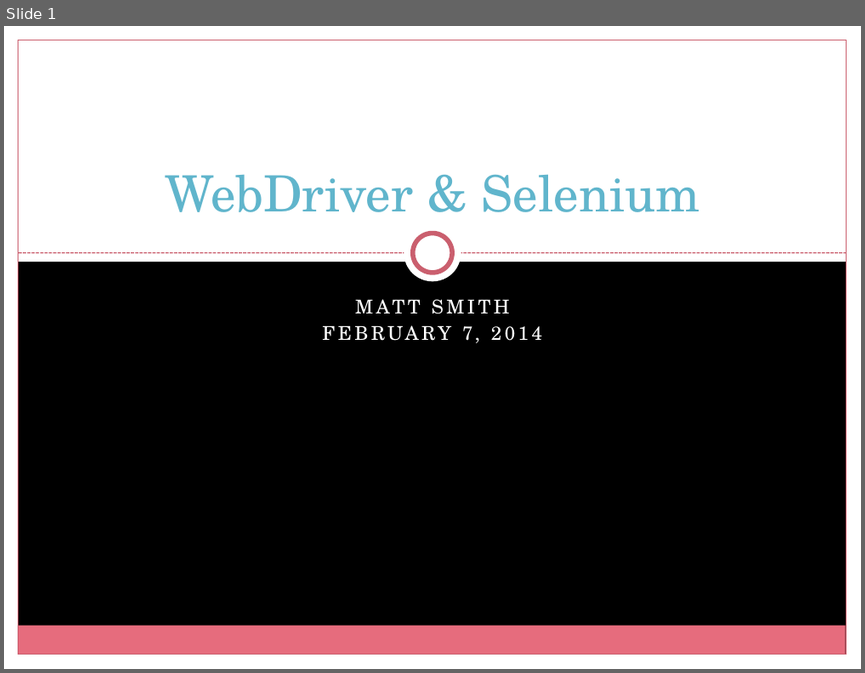
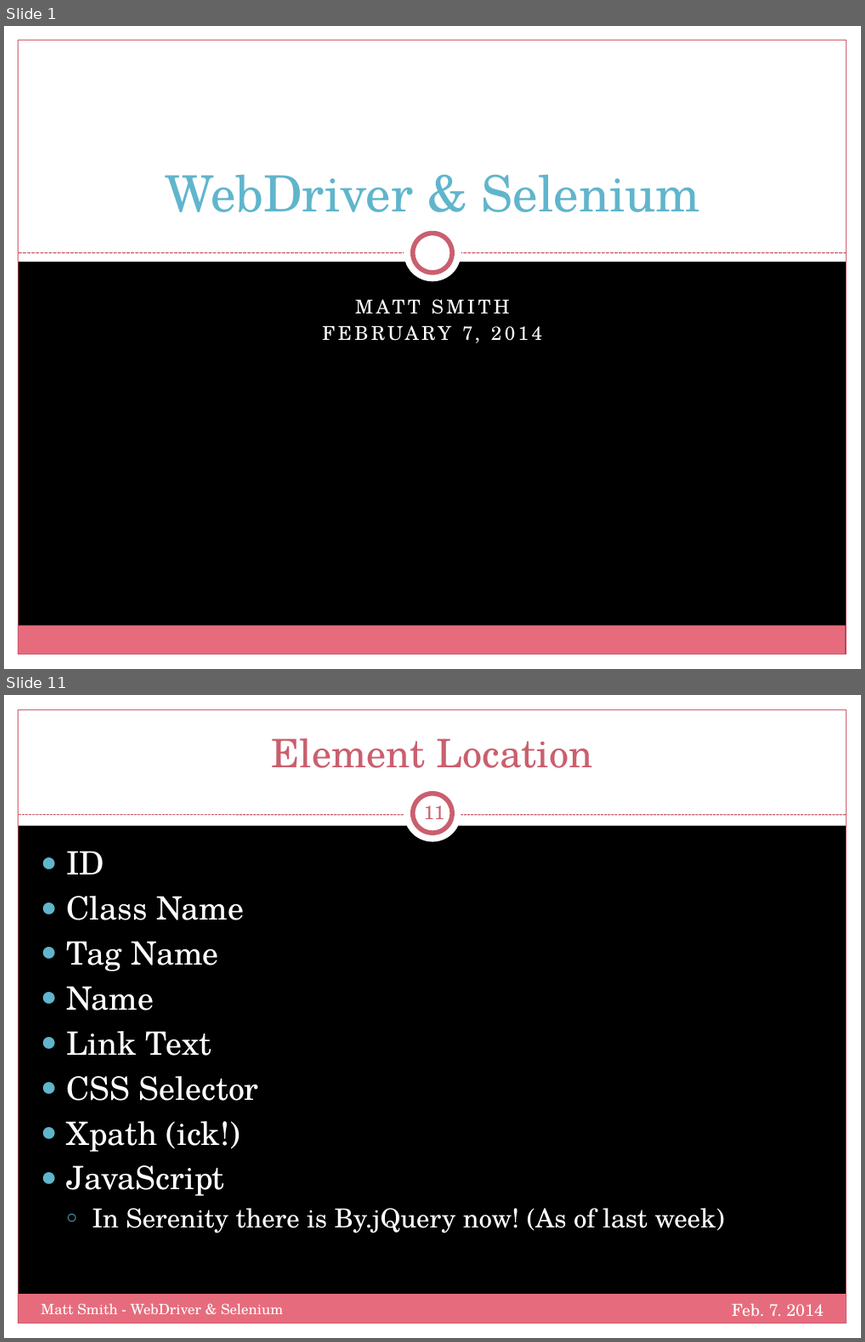
Before and after one commit to mtscout6/my-presentations, a slide deck: WebDriver/Slides.pptx. Shown one above the other, each under a label of ours: slide 1 before the commit, slides 1 and 11 after it; the slides between them are not shown. The pictures are 865x673 and 865x1342 pixels, drawn with LibreOffice and Linux fonts; fonts in the diff are those of the drawing; background and template pictures are left out. Boxes give left, top, right and bottom in pixels: in the first picture for what was removed or moved away, otherwise in the second. Text is boxed around its words. In the diff, an @@ line names an element or a change of style, - is before the commit and + after.

Commit message:
Updated supported browsers, and element location in slide deck

```diff
--- a/WebDriver/Slides.pptx
+++ b/WebDriver/Slides.pptx
@@ slide 11 added at <box>4,695,861,1338</box>, background picture (left out); not listed: 5 template elements that a slide beside it also shows @@
@@ rectangle added at <box>4,695,861,825</box>, fill #FFFFFF @@
@@ title added at <box>272,738,593,768</box>, 33 pt, text #CB5F6E @@
+Element Location
@@ ellipse added at <box>404,785,461,842</box>, fill #FFFFFF @@
@@ ellipse added at <box>413,794,452,833</box>, fill #FFFFFF, outline #CB5F6E 4 pt @@
@@ line added from (18, 815) to (846, 815), #CB5F6E 0.75 pt dashed @@
@@ page number added at <box>424,800,445,819</box>, 16 pt, text #CB5F6E @@
+11
@@ text added at <box>66,851,724,1233</box>, 27 pt, text #FFFFFF @@
+● ID
+● Class Name
+● Tag Name
+● Name
+● Link Text
+● CSS Selector
+● Xpath (ick!)
+● JavaScript
+  ○ In Serenity there is By.jQuery now! (As of last week)
@@ text added at <box>41,1303,283,1314</box>, 12 pt, text #FFFFFF @@
+Matt Smith - WebDriver & Selenium
@@ text added at <box>732,1303,823,1315</box>, 14 pt, text #FFFFFF @@
+Feb. 7. 2014
```
Also in this commit, not shown: 4 slides changed, 6 other slides added.
